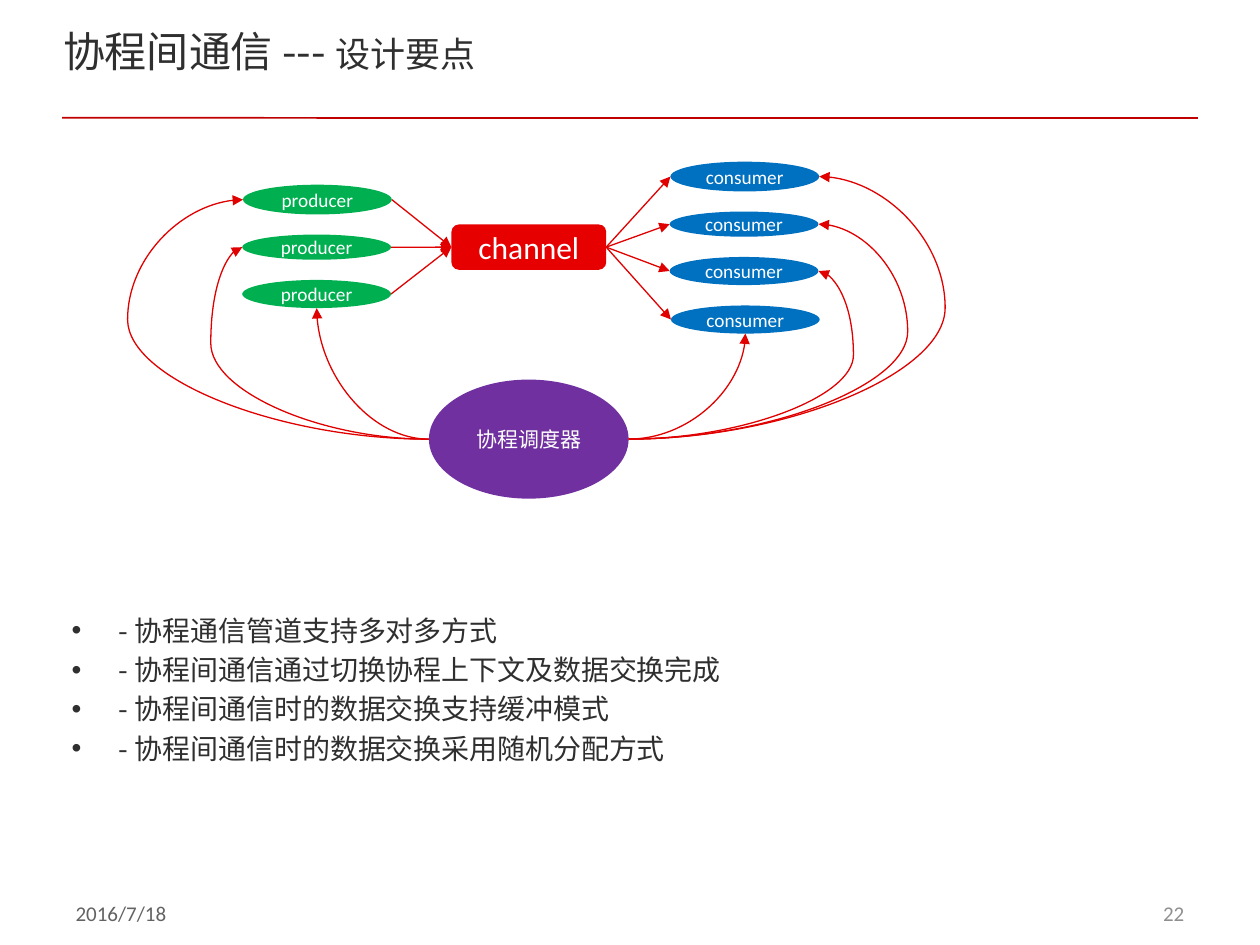
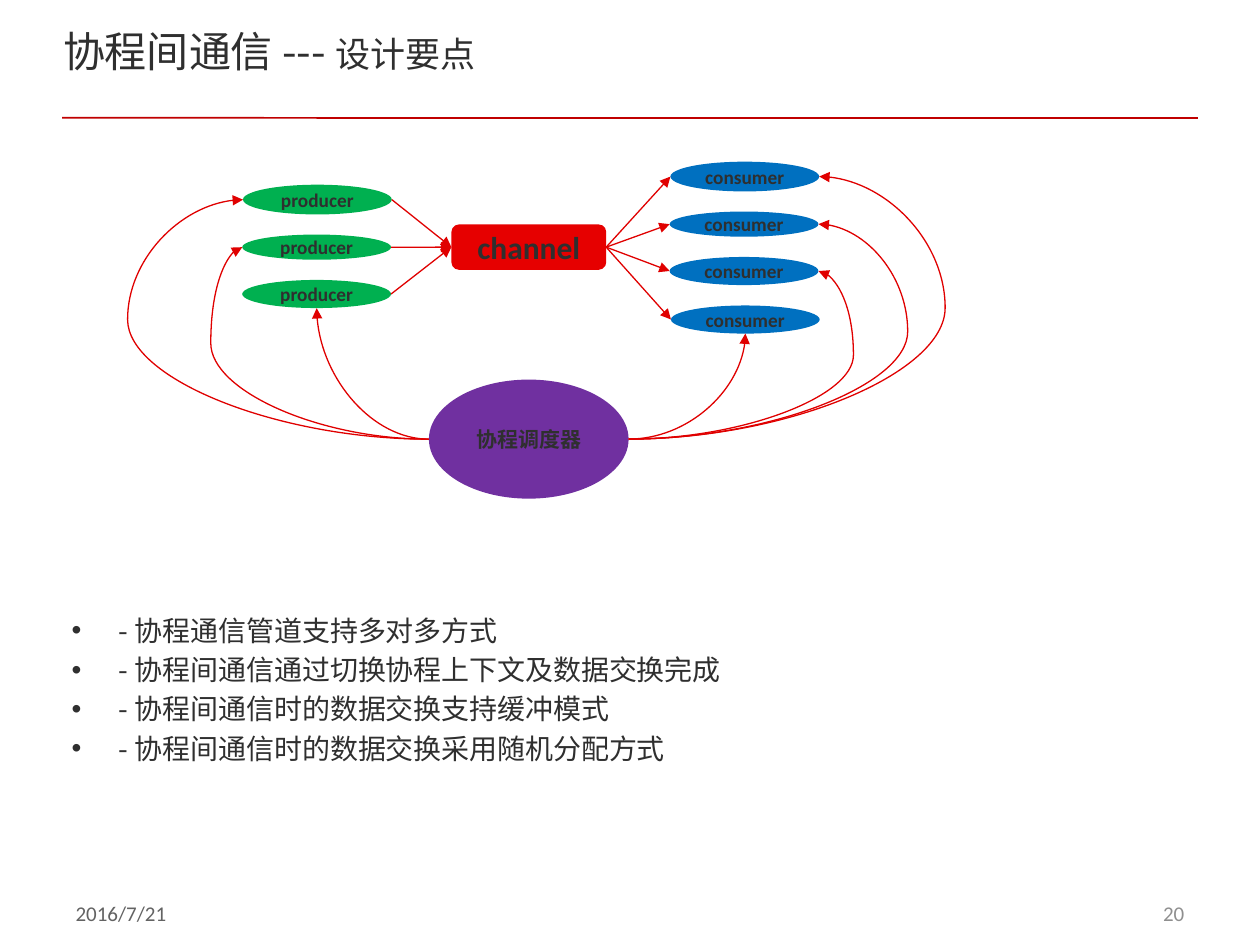
Before and after one commit to cnsuhao/developkit-acl, a slide deck: slide 20 of doc/acl_fiber.pptx (slide 22 before the commit). Drawn at 1260x945 pixels with LibreOffice and Linux fonts; fonts in the diff are those of the drawing; background and template pictures are left out. Boxes give left, top, right and bottom in pixels: in the first picture for what was removed or moved away, otherwise in the second. Text is boxed around its words. In the diff, an @@ line names an element or a change of style, - is before the commit and + after.

```diff
--- a/doc/acl_fiber.pptx
+++ b/doc/acl_fiber.pptx
@@ text colour #FFFFFF to #2F2F2F, bold on in 9 elements at <box>451,224,606,270</box>, <box>243,185,392,215</box>, <box>242,234,391,260</box>, <box>242,280,391,307</box>, <box>670,161,819,192</box>, <box>669,212,818,237</box>, <box>669,257,818,285</box>, <box>672,305,820,333</box>, <box>428,379,629,498</box> @@
@@ text at <box>76,906,167,922</box>: text changed @@
-2016/7/18
+2016/7/21
@@ page number at <box>1163,907,1184,921</box>: text changed @@
-22
+20
```
Also in this commit, not shown: 24 other slides changed, 4 slides added, 1 slide removed, 13 other files.
